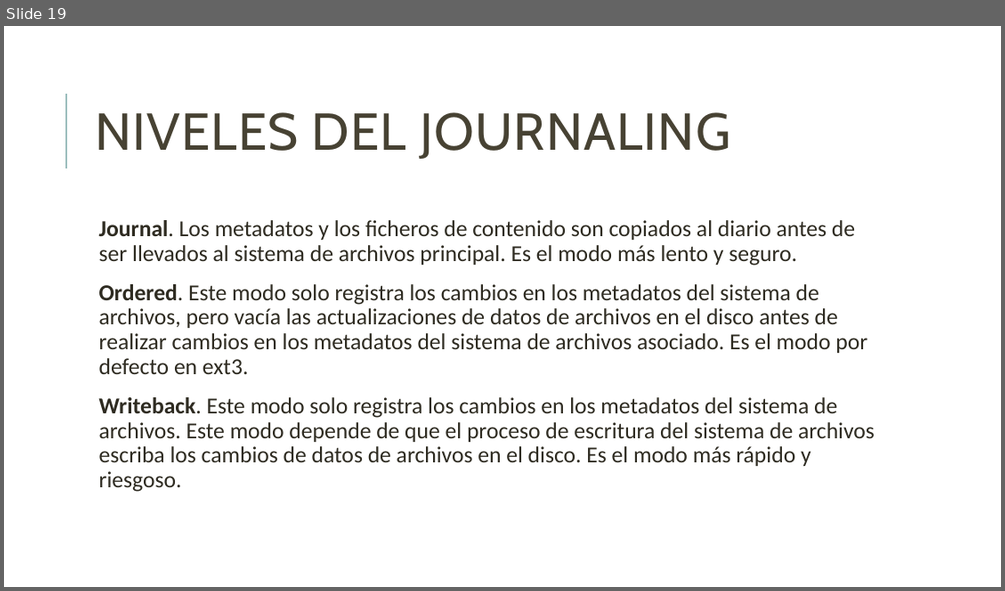
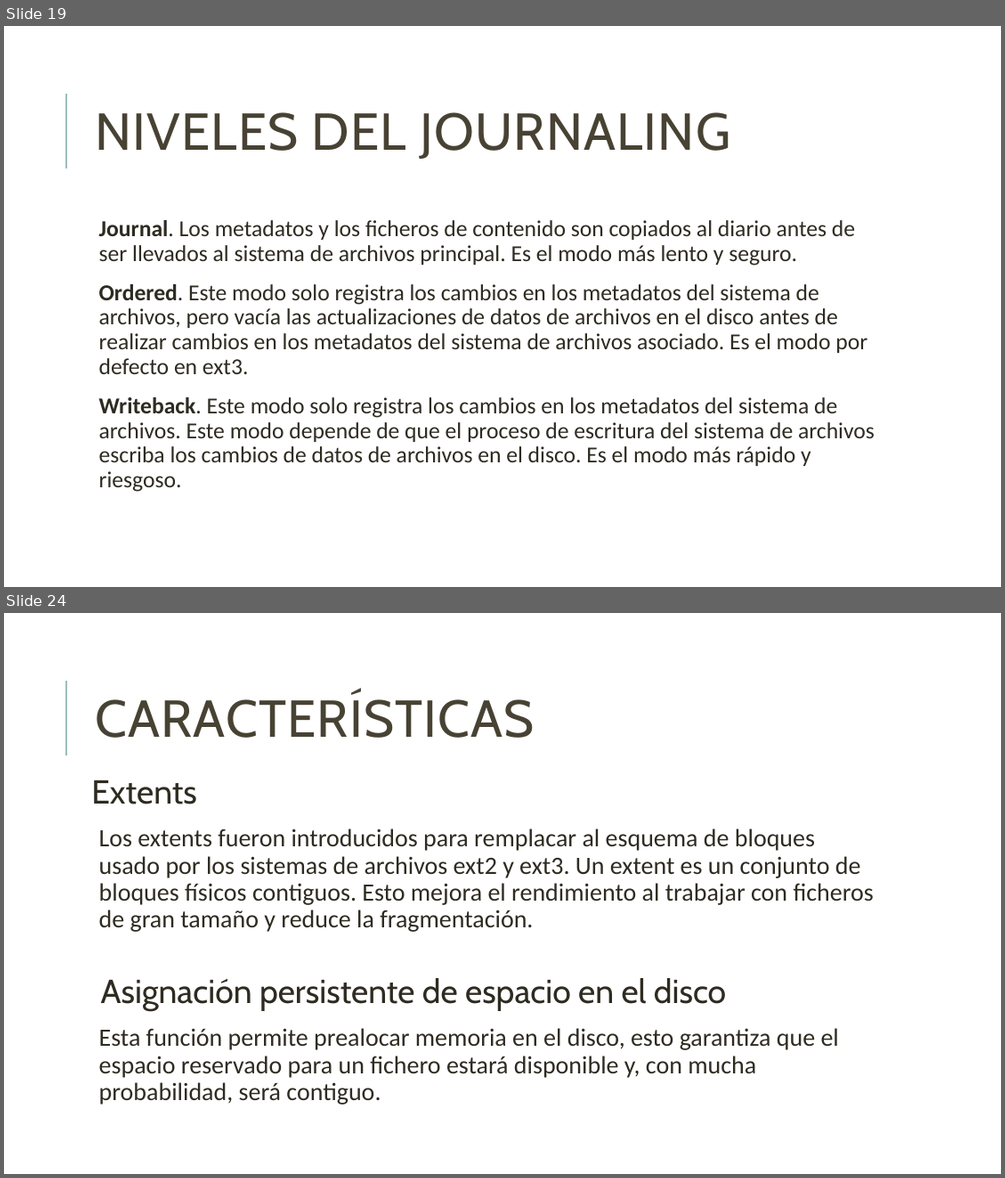
Before and after one commit to unamfi/sistop-2020-1, a slide deck: exposiciones/GonzálezAndrés/Extended.pptx. Shown one above the other, each under a label of ours: slide 19 before the commit, slides 19 and 24 after it; the slides between them are not shown. The pictures are 1005x591 and 1005x1178 pixels, drawn with LibreOffice and Linux fonts; fonts in the diff are those of the drawing. Boxes give left, top, right and bottom in pixels: in the first picture for what was removed or moved away, otherwise in the second. Text is boxed around its words. In the diff, an @@ line names an element or a change of style, - is before the commit and + after.

```diff
--- a/exposiciones/GonzálezAndrés/Extended.pptx
+++ b/exposiciones/GonzálezAndrés/Extended.pptx
@@ slide 24 added at [4, 613, 1001, 1174], background #FFFFFF; not listed: 1 template element that a slide beside it also shows @@
@@ title added at [95, 693, 534, 738], 50 pt, text #474233 @@
+CARACTERÍSTICAS
@@ text added at [91, 780, 874, 1104], 24 pt, text #2E2B21 @@
+Extents
+  Los extents fueron introducidos para remplacar al esquema de bloques usado por los sistemas de archivos ext2 y ext3. Un extent es un conjunto de bloques físicos contiguos. Esto mejora el rendimiento al trabajar con ficheros de gran tamaño y reduce la fragmentación.
+  Asignación persistente de espacio en el disco
+  Esta función permite prealocar memoria en el disco, esto garantiza que el espacio reservado para un fichero estará disponible y, con mucha probabilidad, será contiguo.
```
Also in this commit, not shown: 7 other slides added, 1 slide removed.
